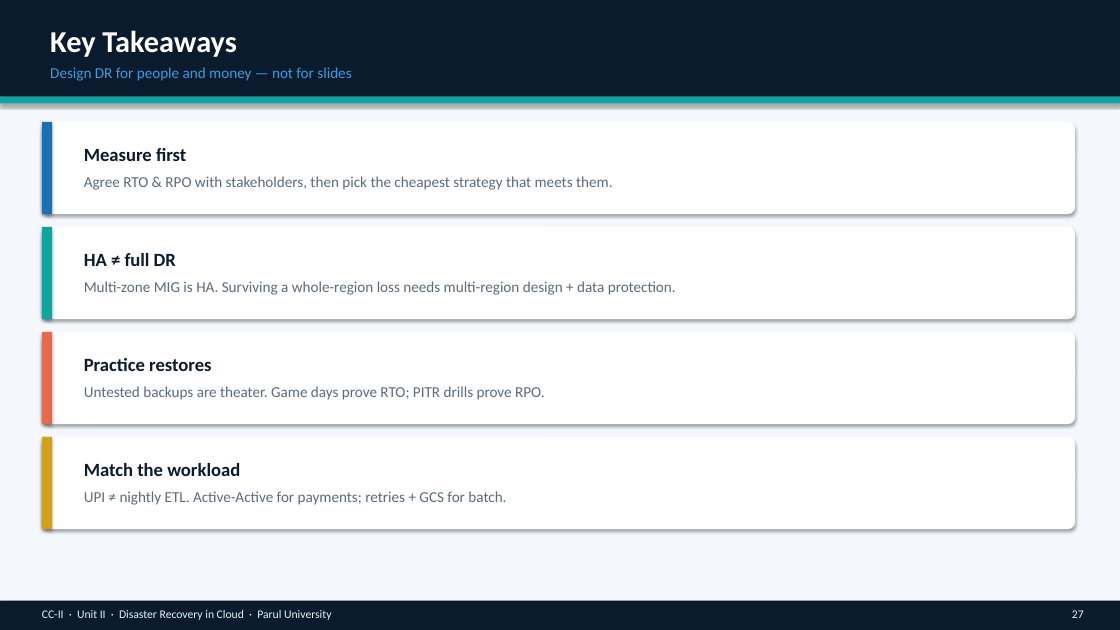
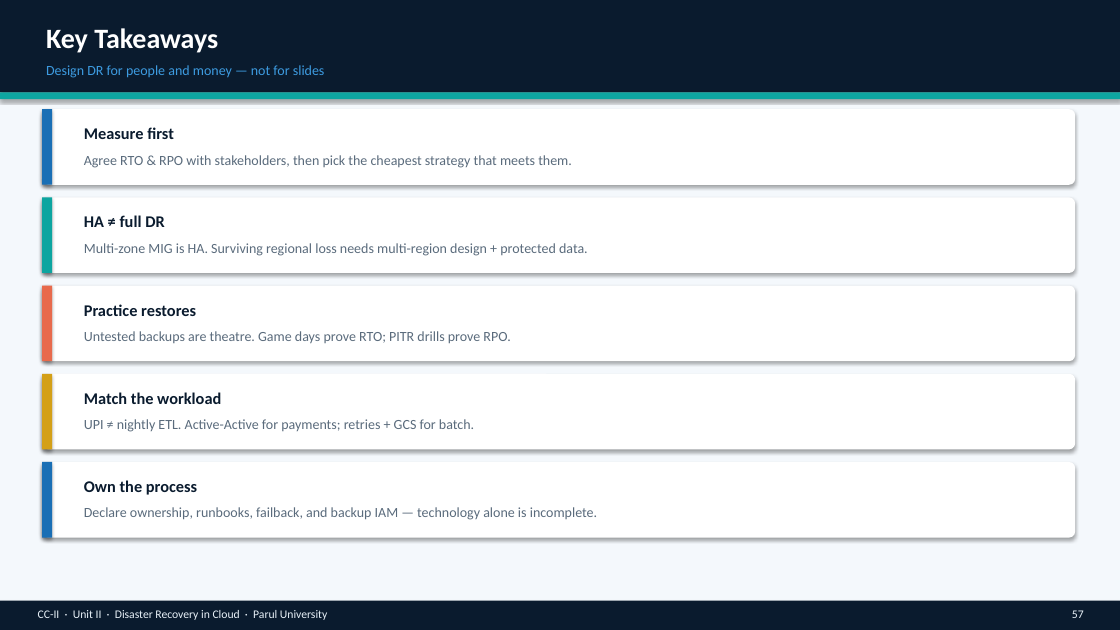
Before and after one commit to professorbhakta/cloud-II, a slide deck: slide 57 of ppt/CC-II-Unit-II-Disaster-Recovery-in-Cloud.pptx (slide 27 before the commit). Drawn at 1120x630 pixels with LibreOffice and Linux fonts; fonts in the diff are those of the drawing. Boxes give left, top, right and bottom in pixels: in the first picture for what was removed or moved away, otherwise in the second. Text is boxed around its words. In the diff, an @@ line names an element or a change of style, - is before the commit and + after.

```diff
--- a/ppt/CC-II-Unit-II-Disaster-Recovery-in-Cloud.pptx
+++ b/ppt/CC-II-Unit-II-Disaster-Recovery-in-Cloud.pptx
@@ rectangle: place and size @@
-rectangle at box(0, 0, 1120, 97)
+rectangle at box(0, 0, 1120, 92)
@@ text "Key Takeaways" at box(46, 28, 218, 53): size 26 to 24 pt; less space between paragraphs @@
@@ rectangle: place and size @@
-rectangle at box(0, 97, 1120, 103)
+rectangle at box(0, 92, 1120, 99)
@@ rounded rectangle: place and size @@
-rounded rectangle at box(42, 122, 1075, 214)
+rounded rectangle at box(42, 109, 1075, 185)
@@ rectangle: place and size @@
-rectangle at box(42, 122, 52, 214)
+rectangle at box(42, 109, 52, 185)
@@ text "Measure first": place and size @@
-text "Measure first" at box(84, 148, 186, 161)
+text "Measure first" at box(84, 127, 174, 139)
@@ text "Agree RTO & RPO with ...": place and size @@
-text "Agree RTO & RPO with ..." at box(84, 176, 612, 190)
+text "Agree RTO & RPO with ..." at box(84, 155, 572, 168)
@@ rounded rectangle: place and size @@
-rounded rectangle at box(42, 227, 1075, 319)
+rounded rectangle at box(42, 197, 1075, 273)
@@ rectangle: place and size @@
-rectangle at box(42, 227, 52, 319)
+rectangle at box(42, 197, 52, 273)
@@ text "HA ≠ full DR": place and size @@
-text "HA ≠ full DR" at box(84, 253, 176, 266)
+text "HA ≠ full DR" at box(84, 215, 164, 227)
@@ text at box(84, 243, 588, 256): text changed; size 13 to 12 pt @@
-Multi-zone MIG is HA. Surviving a whole-region loss needs multi-region design + data protection.
+Multi-zone MIG is HA. Surviving regional loss needs multi-region design + protected data.
@@ rounded rectangle: place and size @@
-rounded rectangle at box(42, 332, 1075, 424)
+rounded rectangle at box(42, 286, 1075, 361)
@@ rectangle: place and size @@
-rectangle at box(42, 332, 52, 424)
+rectangle at box(42, 286, 52, 361)
@@ text "Practice restores": place and size @@
-text "Practice restores" at box(84, 358, 211, 371)
+text "Practice restores" at box(84, 304, 196, 316)
@@ text at box(84, 331, 510, 343): text changed; size 13 to 12 pt @@
-Untested backups are theater. Game days prove RTO; PITR drills prove RPO.
+Untested backups are theatre. Game days prove RTO; PITR drills prove RPO.
@@ rounded rectangle: place and size @@
-rounded rectangle at box(42, 437, 1075, 529)
+rounded rectangle at box(42, 374, 1075, 450)
@@ rectangle: place and size @@
-rectangle at box(42, 437, 52, 529)
+rectangle at box(42, 374, 52, 450)
@@ size 16 to 14 pt; less space between paragraphs in 4 elements at box(84, 127, 174, 139), box(84, 215, 164, 227), box(84, 304, 196, 316), box(84, 392, 221, 404) @@
@@ text "Match the workload": place and size @@
-text "Match the workload" at box(84, 463, 240, 476)
+text "Match the workload" at box(84, 392, 221, 404)
@@ size 13 to 12 pt; less space between paragraphs in 3 elements at box(46, 65, 325, 78), box(84, 155, 572, 168), box(84, 419, 474, 432) @@
@@ text "UPI ≠ nightly ETL. Active-Active ...": place and size @@
-text "UPI ≠ nightly ETL. Active-Active ..." at box(84, 491, 506, 505)
+text "UPI ≠ nightly ETL. Active-Active ..." at box(84, 419, 474, 432)
@@ rounded rectangle added at box(42, 462, 1075, 538), fill #FFFFFF @@
@@ rectangle added at box(42, 462, 52, 538), fill #1A6FB5 @@
@@ text added at box(84, 480, 197, 495), 14 pt, text #0A1B2E, bold @@
+Own the process
@@ text added at box(84, 507, 597, 520), 12 pt, text #5A6B7C @@
+Declare ownership, runbooks, failback, and backup IAM — technology alone is incomplete.
@@ text "CC-II · Unit II · ..." at box(38, 610, 327, 620): less space between paragraphs @@
@@ text at box(1072, 610, 1084, 618): text changed @@
-27
+57
```
Also in this commit, not shown: 18 other slides changed, 39 slides added, 9 slides removed, 2 other files.
